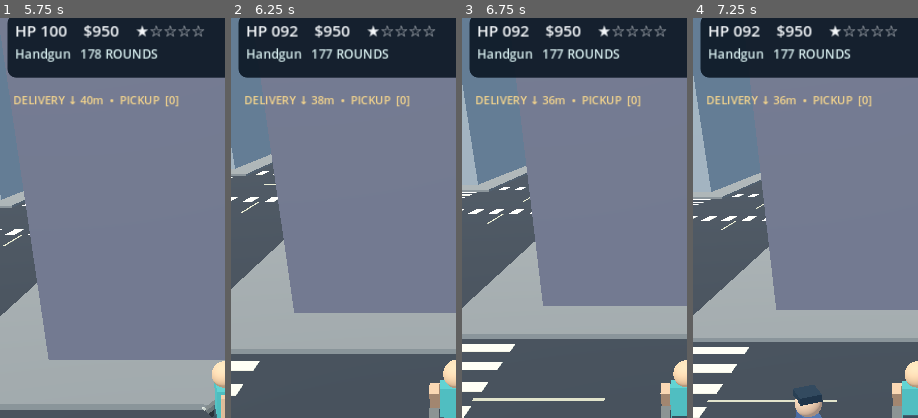
Above: before the commit, frames 1-4 (left to right).
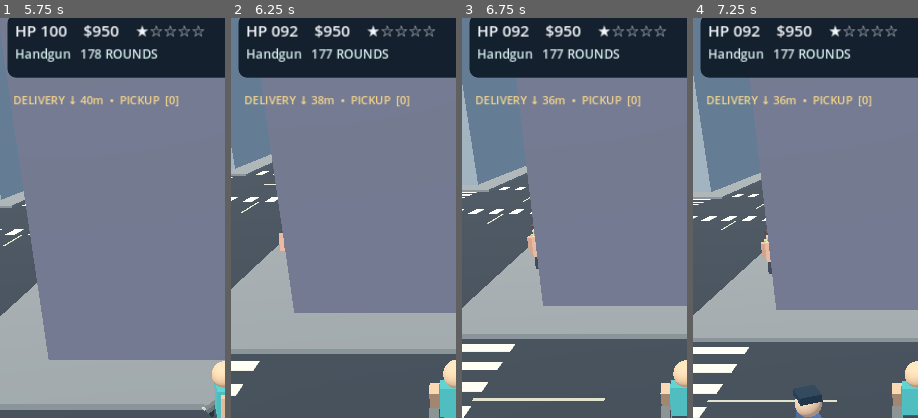
Above: after the commit, the same moments.

Repository: shejklgaia-png/Gt_a_like_game
Game: Godot game, scene res://scenes/main.tscn
The game is run twice, just before and just after one commit, with the same random seed, the same clock (stepped at 60 frames per second) and the same inputs.
Inputs (mouse positions are % of the whole screen's width and height, from its top left):
- Up to frame 1 (5.75 s): click "FIRE" at 0.5 s; click "ACTION" at 1.25 s; click "SPRINT" at 2 s; tap Enter at 2.75 s; move the mouse to (45, 70) at 2.77 s; hold W 2.78-3.5 s; hold Shift 2.78-3.5 s; click (45, 70) at 2.92 s; tap Space at 3.02 s; drag from (80, 65) to (45, 70) at 3.52 s; move the mouse to (20, 35) at 4.27 s; hold A 4.28-5 s; tap F at 4.35 s; drag from (55, 50) to (20, 35) at 5.02 s
- Up to frame 2 (6.25 s): move the mouse to (35, 25) at 5.77 s; hold S from 5.78 s (still down); tap Tab at 5.85 s; tap Space at 6.02 s
- Up to frame 3 (6.75 s): release S at 6.5 s; drag from (72, 45) to (35, 25) at 6.52 s
- Up to frame 4 (7.25 s): no input
The pictures show only the part of the screen within x 0-50%, y 1-51%; the shares and areas given below are measured in that part.

Frame 1 is identical in both runs. In frame 2, less than 0.1% of the frame differs, in the area x 21-24%, y 53-59%; in frame 3, 0.2%; in frame 4, 0.2%, in the area x 30-36%, y 53-64%.

Commit message:
Route occasional NPC street crossings exclusively along marked crosswalk corridors

Diff:
--- a/scripts/actor.gd
+++ b/scripts/actor.gd
@@ -81,6 +81,14 @@
 
 
 func select_sidewalk_goal() -> void:
+	# Same-sidewalk motion. Inter-block movement follows marked crosswalk corridors.
+	var reference: float = target.z if sidewalk_axis == 0 else target.x
+	var block_index := clampi(floori(reference / 36.0), -3, 2)
+	if rng.randf() < 0.18:
+		var next_block := clampi(block_index + (1 if rng.randf() < 0.5 else -1), -3, 2)
+		block_index = next_block
+	segment_min = float(block_index) * 36.0 + 8.0
+	segment_max = float(block_index + 1) * 36.0 - 8.0
 	var along := rng.randf_range(segment_min, segment_max)
 	if sidewalk_axis == 0:
 		target = Vector3(anchor.x, anchor.y, along)
